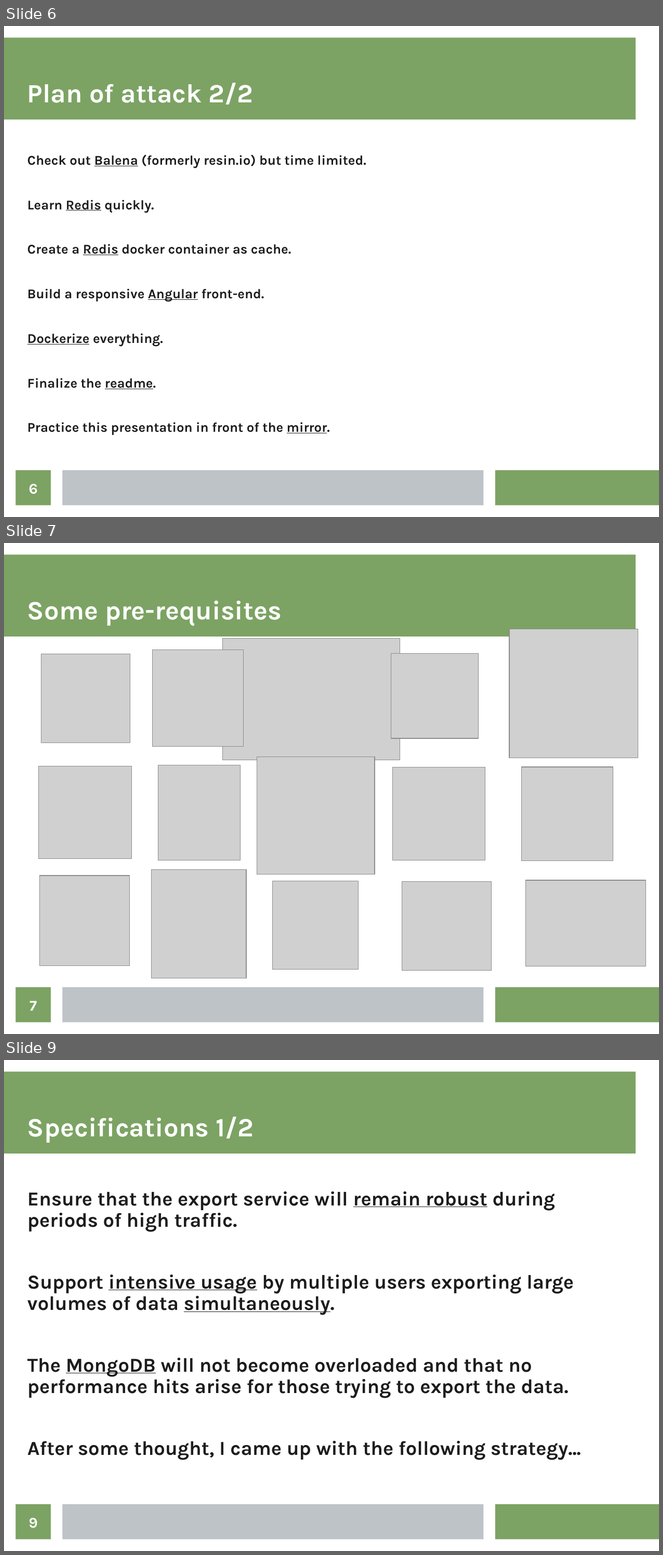
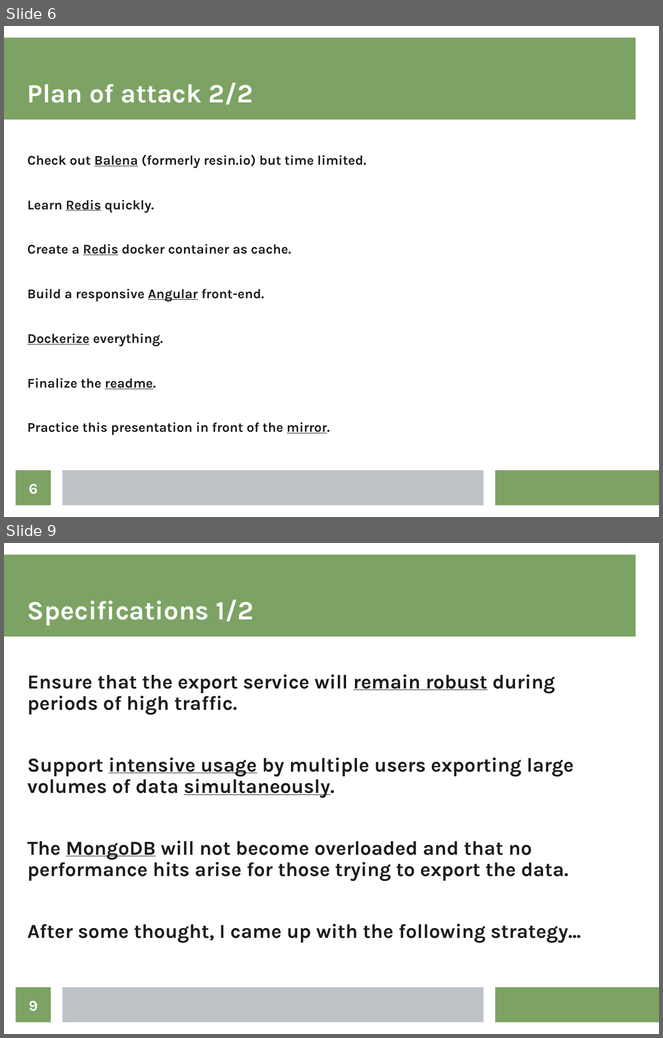
Before and after one commit to kgish/viriciti-assignment-export, a slide deck: presentation/presentation.odp. Shown one above the other, each under a label of ours: slides 6, 7 and 9 before the commit, slides 6 and 9 after it; the slides between them are not shown. The pictures are 663x1555 and 663x1038 pixels, drawn with LibreOffice and Linux fonts; fonts in the diff are those of the drawing; grey boxes stand for pictures. Boxes give left, top, right and bottom in pixels: in the first picture for what was removed or moved away, otherwise in the second. Text is boxed around its words. In the diff, an @@ line names an element or a change of style, - is before the commit and + after.

```diff
--- a/presentation/presentation.odp
+++ b/presentation/presentation.odp
@@ slide 7 removed at [4, 543, 659, 1034], background #FFFFFF; not listed: 3 template elements that a slide beside it also shows @@
@@ title removed at [27, 601, 282, 626] @@
-Some pre-requisites
@@ picture removed at [509, 629, 638, 758] @@
@@ picture removed at [153, 650, 244, 746] @@
@@ picture removed at [223, 638, 400, 760] @@
@@ picture removed at [41, 654, 130, 743] @@
@@ picture removed at [391, 654, 478, 739] @@
@@ picture removed at [257, 757, 375, 875] @@
@@ picture removed at [38, 767, 132, 859] @@
@@ picture removed at [158, 766, 240, 861] @@
@@ picture removed at [393, 768, 486, 861] @@
@@ picture removed at [522, 767, 613, 861] @@
@@ picture removed at [152, 870, 246, 979] @@
@@ picture removed at [40, 876, 130, 966] @@
@@ picture removed at [273, 882, 358, 970] @@
@@ picture removed at [402, 882, 492, 971] @@
@@ picture removed at [526, 880, 646, 967] @@
@@ page number removed at [16, 988, 51, 1023] @@
-7
```
Also in this commit, not shown: 5 slides changed, 1 slide added, 22 other files.
